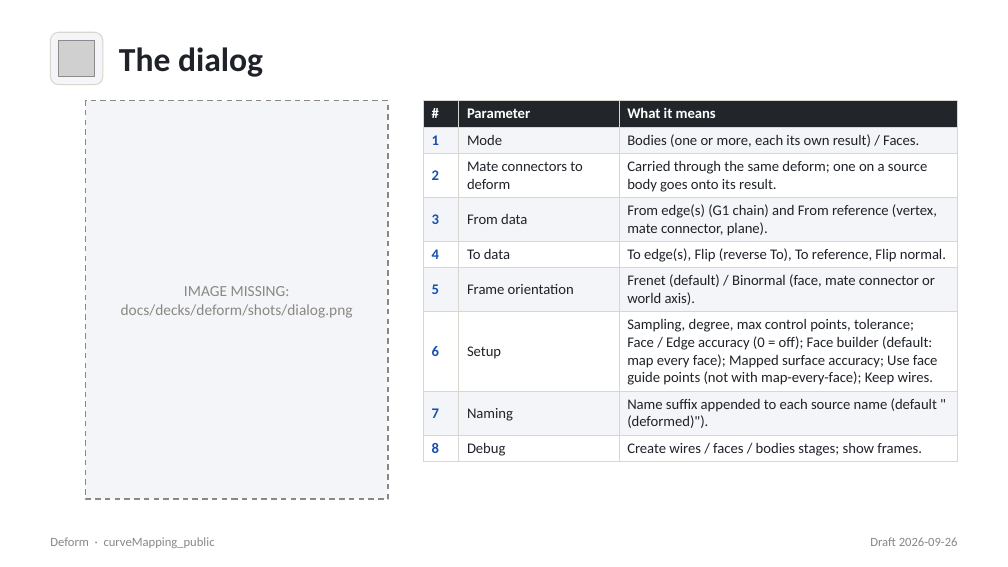
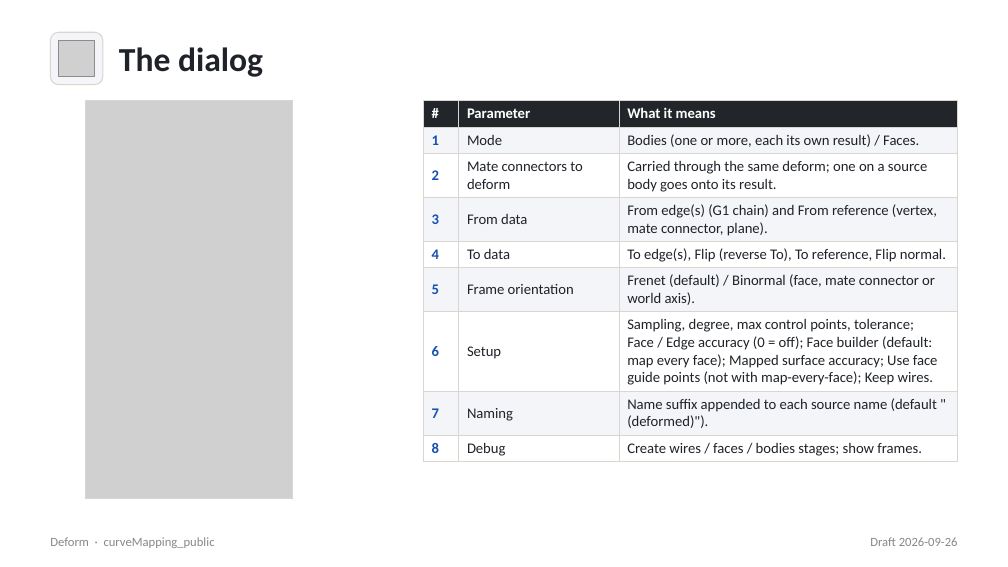
Before and after one commit to jedyeiser/featurescripts, a slide deck: slide 4 of docs/decks/deform/.baseline/deform.generated.pptx. Drawn at 1008x567 pixels with LibreOffice and Linux fonts; fonts in the diff are those of the drawing; grey boxes stand for pictures. Boxes give left, top, right and bottom in pixels: in the first picture for what was removed or moved away, otherwise in the second. Text is boxed around its words. In the diff, an @@ line names an element or a change of style, - is before the commit and + after.

```diff
--- a/docs/decks/deform/.baseline/deform.generated.pptx
+++ b/docs/decks/deform/.baseline/deform.generated.pptx
@@ rectangle: place and size @@
-rectangle at bbox=[86, 101, 388, 499]
+rectangle at bbox=[86, 101, 292, 499]
@@ rectangle at bbox=[86, 101, 292, 499]: fill #F3F5F8 to none; outline #8A8883 1 pt dashed to #D9D6CF 0.75 pt @@
@@ picture added at bbox=[86, 101, 292, 499] @@
@@ text removed at bbox=[121, 286, 353, 318] @@
-IMAGE MISSING: docs/decks/deform/shots/dialog.png
```
Also in this commit, not shown: 25 other files.
